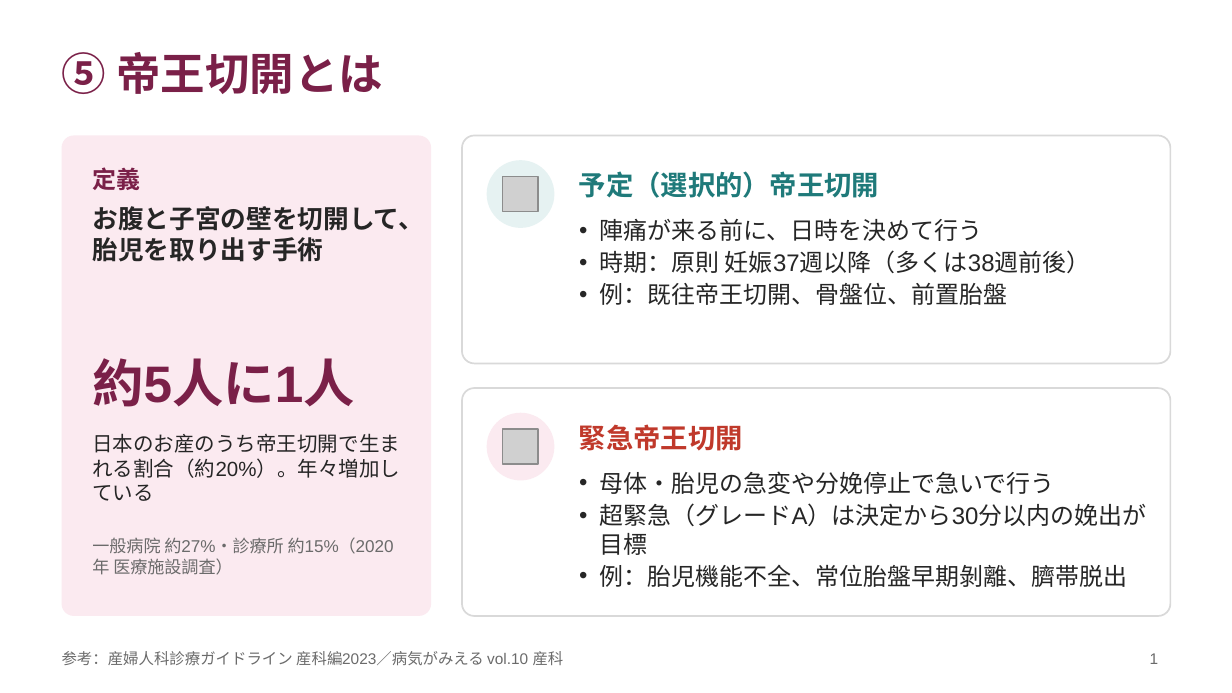
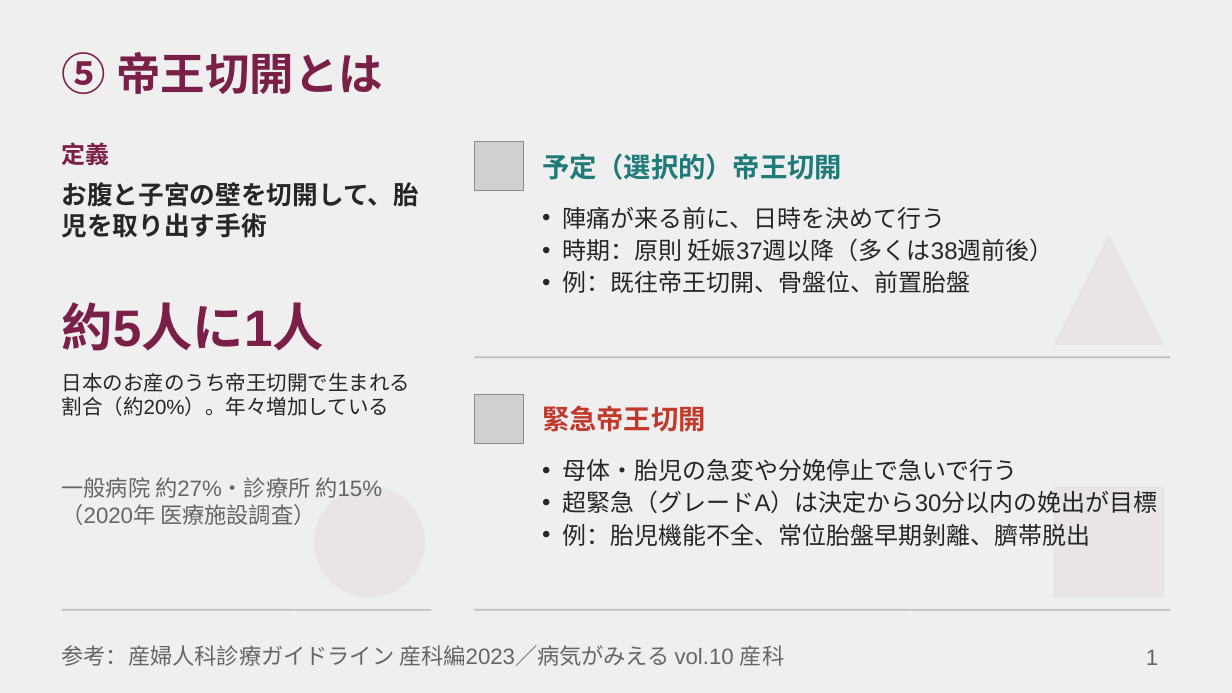
Before and after one commit to TNagate/boat-notify-render, a slide deck: slide 1 of slides/⑤帝王切開.pptx. Drawn at 1232x693 pixels with LibreOffice and Linux fonts; fonts in the diff are those of the drawing; grey boxes stand for pictures. Boxes give left, top, right and bottom in pixels: in the first picture for what was removed or moved away, otherwise in the second. Text is boxed around its words. In the diff, an @@ line names an element or a change of style, - is before the commit and + after.

```diff
--- a/slides/⑤帝王切開.pptx
+++ b/slides/⑤帝王切開.pptx
@@ background #FFFFFF to #EFEFEF @@
@@ text "定義": place and size @@
-text "定義" at bbox=[92, 167, 140, 190]
+text "定義" at bbox=[62, 142, 110, 165]
@@ rounded rectangle removed at bbox=[62, 136, 431, 616] @@
@@ rounded rectangle removed at bbox=[462, 136, 1170, 363] @@
@@ picture: place and size @@
-picture at bbox=[503, 176, 538, 212]
+picture at bbox=[474, 142, 524, 191]
@@ text "予定（選択的）帝王切開": place and size @@
-text "予定（選択的）帝王切開" at bbox=[579, 171, 879, 198]
+text "予定（選択的）帝王切開" at bbox=[542, 153, 842, 180]
@@ text "お腹と子宮の壁を切開して、胎児を取り出す手術" rewrapped from bbox=[92, 206, 424, 262] to bbox=[62, 182, 419, 238] @@
@@ ellipse removed at bbox=[487, 160, 554, 228] @@
@@ text "陣痛が来る前に、日時を決めて行う": place and size @@
-text "陣痛が来る前に、日時を決めて行う" at bbox=[600, 219, 1091, 305]
+text "陣痛が来る前に、日時を決めて行う" at bbox=[563, 207, 1054, 293]
@@ triangle added at bbox=[1053, 234, 1164, 345], fill #7A2048 at 5% opacity @@
@@ text "約5人に1人": place and size @@
-text "約5人に1人" at bbox=[92, 358, 354, 407]
+text "約5人に1人" at bbox=[62, 302, 324, 351]
@@ line added from (474, 357) to (1170, 357), #BFBFBF 1 pt @@
@@ text "日本のお産のうち帝王切開で生まれる割合（約20%）。年々増加している" rewrapped from bbox=[92, 433, 400, 501] to bbox=[62, 372, 411, 416] @@
@@ rounded rectangle removed at bbox=[462, 388, 1170, 616] @@
@@ text "緊急帝王切開": place and size @@
-text "緊急帝王切開" at bbox=[579, 424, 743, 451]
+text "緊急帝王切開" at bbox=[542, 405, 706, 432]
@@ picture: place and size @@
-picture at bbox=[503, 429, 538, 464]
+picture at bbox=[474, 394, 524, 444]
@@ ellipse removed at bbox=[487, 413, 554, 480] @@
@@ text at bbox=[62, 477, 382, 525]: text changed; size 10 to 13 pt; text colour #6B6B6B to #666666 @@
-一般病院 約27%・診療所 約15%（2020年 医療施設調査）
+一般病院 約27%・診療所 約15%
+（2020年 医療施設調査）
@@ text "母体・胎児の急変や分娩停止で急いで行う" rewrapped from bbox=[600, 471, 1147, 587] to bbox=[563, 458, 1158, 546] @@
@@ ellipse added at bbox=[314, 487, 425, 598], fill #7A2048 at 5% opacity @@
@@ rectangle added at bbox=[1053, 487, 1164, 598], fill #7A2048 at 5% opacity @@
@@ line added from (62, 610) to (431, 610), #BFBFBF 1 pt @@
@@ line added from (474, 610) to (1170, 610), #BFBFBF 1 pt @@
@@ text "参考：産婦人科診療ガイドライン 産科編2023／病気がみえる vol.10 産科" at bbox=[62, 645, 784, 666]: size 9 to 13 pt, text colour #6B6B6B to #666666 @@
@@ page number at bbox=[1146, 649, 1158, 665]: size 9 to 13 pt, text colour #6B6B6B to #666666 @@
```
Also in this commit, not shown: 4 other slides changed.
